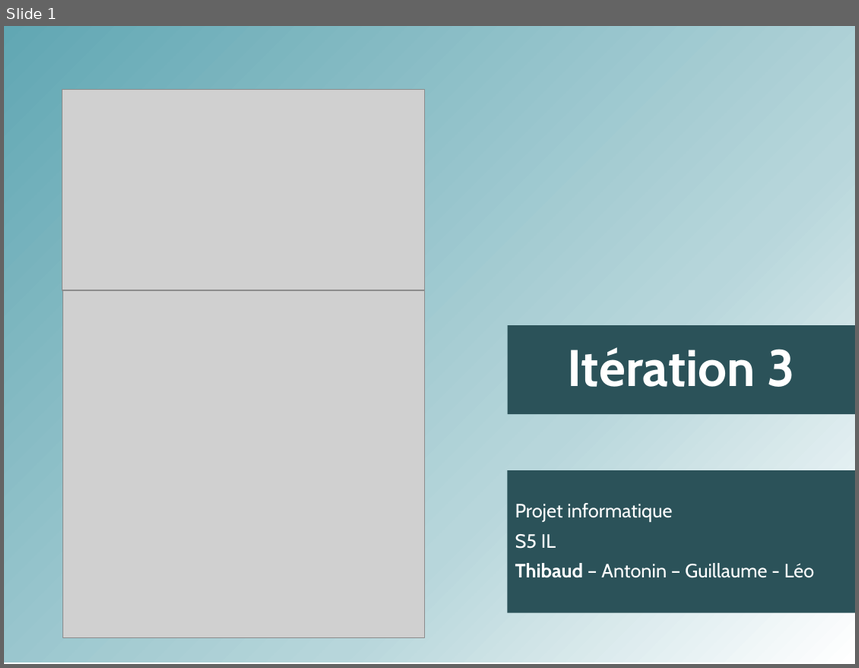
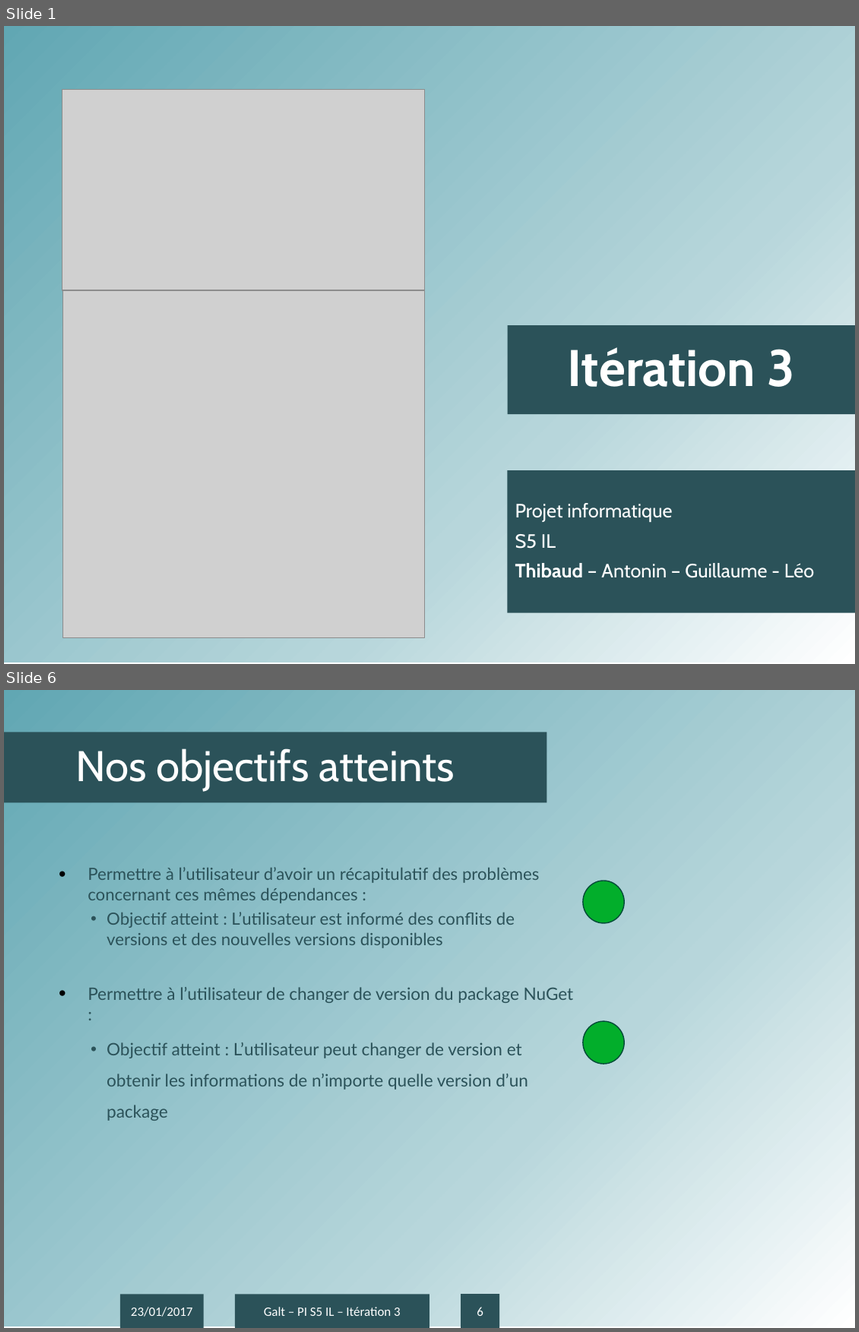
Before and after one commit to antonin-charrier/Project-Galt, a slide deck: Itérations/Présentation IT3.pptx. Shown one above the other, each under a label of ours: slide 1 before the commit, slides 1 and 6 after it; the slides between them are not shown. The pictures are 859x668 and 859x1332 pixels, drawn with LibreOffice and Linux fonts; fonts in the diff are those of the drawing; grey boxes stand for pictures; background and template pictures are left out. Boxes give left, top, right and bottom in pixels: in the first picture for what was removed or moved away, otherwise in the second. Text is boxed around its words. In the diff, an @@ line names an element or a change of style, - is before the commit and + after.

```diff
--- a/Itérations/Présentation IT3.pptx
+++ b/Itérations/Présentation IT3.pptx
@@ slide 6 added at (4,690,855,1328), background #FFFFFF; not listed: 1 template element that a slide beside it also shows @@
@@ title added at (4,733,547,802), fill #2B5259, 40 pt, text #FFFFFF @@
+Nos objectifs atteints
@@ text added at (88,867,539,948), 15.7 pt, text #2B5259 @@
+• Permettre à l’utilisateur d’avoir un récapitulatif des problèmes concernant ces mêmes dépendances :
+  • Objectif atteint : L’utilisateur est informé des conflits de versions et des nouvelles versions disponibles
@@ ellipse added at (583,881,624,923), fill #02AE2B, outline #014B38 1 pt @@
@@ text added at (88,987,573,1121), 16 pt, text #2B5259 @@
+• Permettre à l’utilisateur de changer de version du package NuGet :
+  • Objectif atteint : L’utilisateur peut changer de version et obtenir les informations de n’importe quelle version d’un package
@@ ellipse added at (583,1021,624,1064), fill #02AE2B, outline #014B38 1 pt @@
@@ rectangle added at (120,1295,204,1328), fill #2B5259, 12 pt, text #FFFFFF @@
+23/01/2017
@@ rectangle added at (235,1295,430,1328), fill #2B5259, 12 pt, text #FFFFFF @@
+Galt – PI S5 IL – Itération 3
@@ page number added at (462,1295,500,1328), fill #2B5259, 12 pt, text #FFFFFF @@
+6
```
Also in this commit, not shown: 3 slides changed, 5 other slides added.
